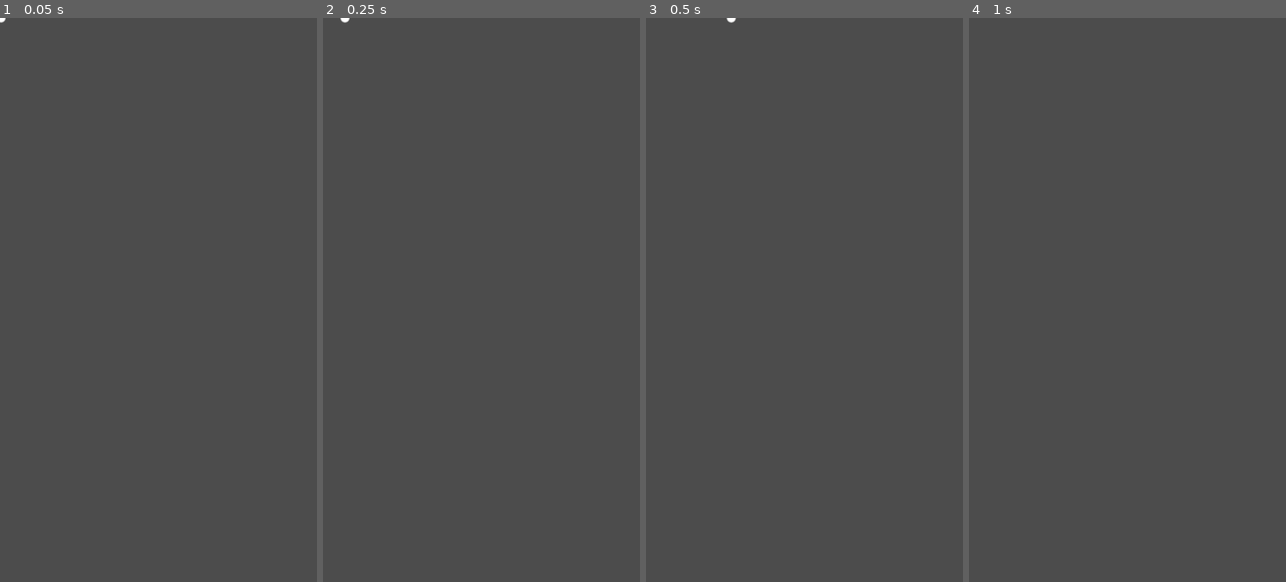
Above: before the commit, frames 1-4 (left to right).
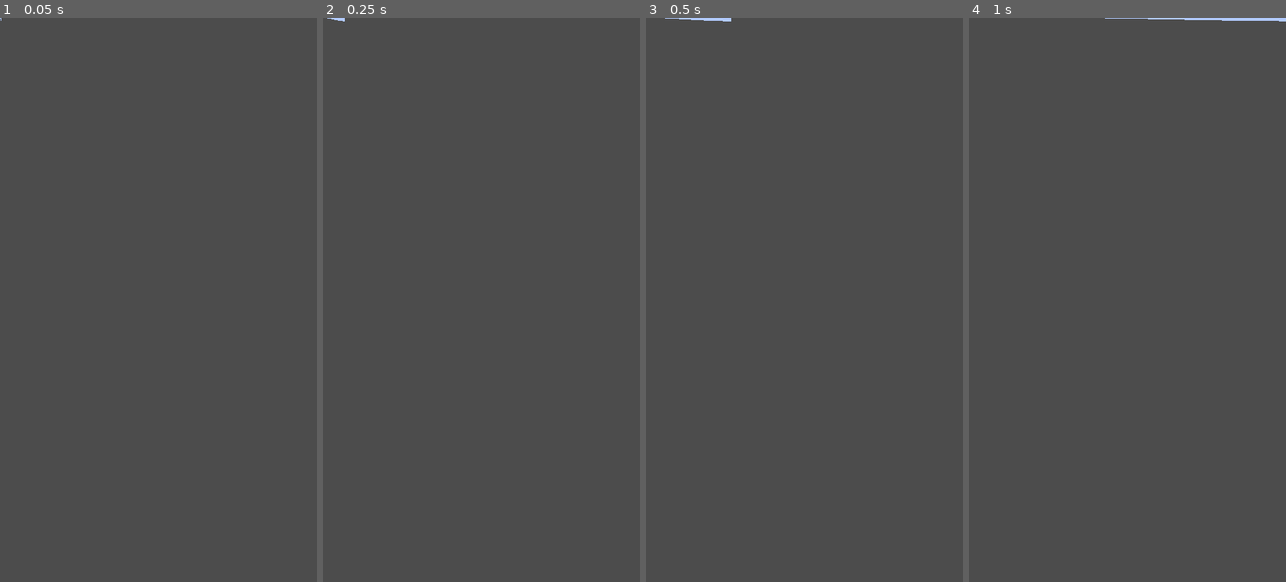
Above: after the commit, the same moments.

Repository: syun77/gd_deathroom666
Game: Godot game, scene res://src/shot/Shot.tscn
Two runs of this game, one before a commit and one after it. Both use one fixed random seed, a clock stepped at 60 frames per second and the inputs below. This scene is started directly instead of the project's main scene.
Inputs:
- Up to frame 1 (0.05 s): no input
- Up to frame 2 (0.25 s): no input
- Up to frame 3 (0.5 s): no input
- Up to frame 4 (1 s): tap Enter at 0.5 s; hold Right (ui_right) from 0.53 s (still down); tap Z (act_jump) at 0.6, 0.77 s

The runs differ from the first frame. In frame 1, less than 0.1% of the frame differs, in the area x 0-2%, y 0-1%; in frame 2, less than 0.1%; in frame 3, less than 0.1%; in frame 4, 0.2%, in the area x 42-100%, y 0-1%.
Error in both runs: Invalid get index 'enemy' (on base: 'Array'). (res://src/common/Common.gd:37)

Commit message:
fixed #5 ホーミングミサイルをLine2Dにした

Diff:
--- a/DeathRoom666/Main.gd
+++ b/DeathRoom666/Main.gd
@@ -214,6 +214,8 @@
 			block.queue_free()
 
 	for shot in _shot_layer.get_children():
+		if not shot is Area2D:
+			continue # shotはArea2Dのみ
 		var py = shot.position.y
 		if py < outside_top_y or py > outside_y:
 			# 画面外なので消す.
--- a/DeathRoom666/Player.gd
+++ b/DeathRoom666/Player.gd
@@ -319,8 +319,8 @@
 	var v := Vector2()
 	# ショットを発生させる.
 	for i in range(cnt):
-		var spd = rand_range(100, 500)
-		var rad = deg2rad(270 + rand_range(-30, 30))
+		var spd = rand_range(300, 800)
+		var rad = deg2rad(270 + rand_range(-50, 50))
 		v.x = cos(rad) * spd
 		v.y = -sin(rad) * spd
 		var parent = Common.get_layer("shot")
--- a/DeathRoom666/src/shot/Shot.gd
+++ b/DeathRoom666/src/shot/Shot.gd
@@ -10,6 +10,7 @@
 # ------------------------------------
 # onready.
 # ------------------------------------
+onready var _line = $Line2D
 
 # ------------------------------------
 # vars.
@@ -82,11 +83,28 @@
 
 	var v = get_velocity()
 
-	position += v * delta
+	# 移動量.
+	var d = v * delta
+	position += d
+
+	# line2Dの更新.
+	# positionに追従してしまうので逆オフセットが必要となる.
+	for i in range(_line.points.size()):
+		_line.points[i] -= d # すべてのLine2Dの位置を移動量で逆オフセットする.
+	_line.points[0] = Vector2.ZERO # 先頭は0でよい.
+	_update_line2d()
 
 	# ****************************
 	# 画面外判定はMain.gd でやります.
 	# ****************************
+
+## Line2Dの座標を更新する
+func _update_line2d() -> void:
+	for i in range(_line.points.size()-1):
+		var a = _line.points[i]
+		var b = _line.points[i+1]
+		# 0.5の重みで線形補間します
+		_line.points[i+1] = b.linear_interpolate(a, 0.5)
 
 ## 角度差を求める.
 func _diff_angle(now:float, next:float) -> float:
--- a/DeathRoom666/src/shot/Shot.tscn
+++ b/DeathRoom666/src/shot/Shot.tscn
@@ -9,17 +9,29 @@
 [sub_resource type="CircleShape2D" id=2]
 radius = 8.0
 
+[sub_resource type="CanvasItemMaterial" id=3]
+blend_mode = 1
+
+[sub_resource type="Curve" id=4]
+_data = [ Vector2( 0.0189573, 0.981982 ), 0.0, 0.0, 0, 0, Vector2( 1, 0 ), 0.0, 0.0, 0, 0 ]
+
 [node name="Shot" type="Area2D"]
 collision_layer = 64
 collision_mask = 16
 script = ExtResource( 2 )
 
 [node name="Shot" type="Sprite" parent="."]
+visible = false
 material = SubResource( 1 )
 texture = ExtResource( 1 )
 
 [node name="CollisionShape2D" type="CollisionShape2D" parent="."]
 shape = SubResource( 2 )
 
+[node name="Line2D" type="Line2D" parent="."]
+material = SubResource( 3 )
+points = PoolVector2Array( 0, 0, 0, 0, 0, 0, 0, 0, 0, 0, 0, 0, 0, 0, 0, 0, 0, 0, 0, 0, 0, 0, 0, 0, 0, 0, 0, 0, 0, 0, 0, 0, 0, 0, 0, 0, 0, 0, 0, 0, 0, 0, 0, 0, 0, 0, 0, 0, 0, 0, 0, 0, 0, 0, 0, 0, 0, 0, 0, 0, 0, 0, 0, 0 )
+width_curve = SubResource( 4 )
+
 [connection signal="area_entered" from="." to="." method="_on_Shot_area_entered"]
 [connection signal="body_entered" from="." to="." method="_on_Shot_body_entered"]
Not shown: 1 places in DeathRoom666/src/shot/Shot.tscn that only renumber resources
